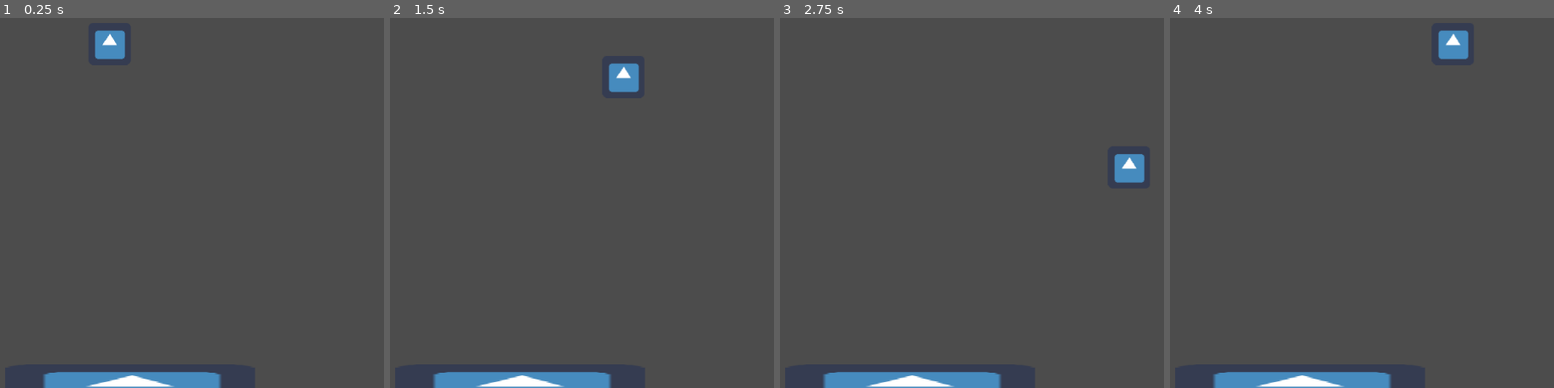
Above: before the commit, frames 1-4 (left to right).
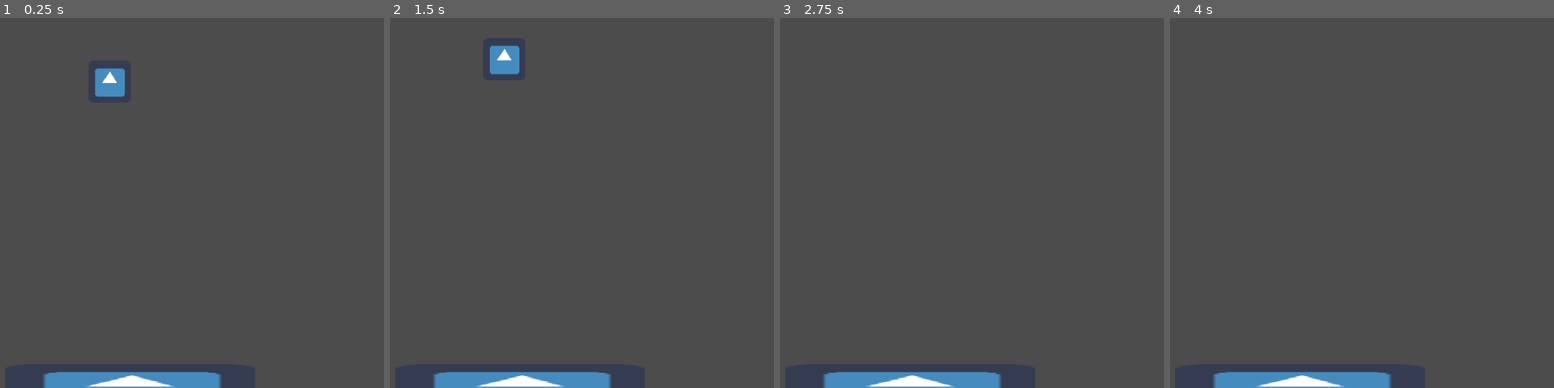
Above: after the commit, the same moments.

Repository: HenryFBP/2d-godot-game
Game: Godot game, scene res://icon.tscn
The game is run twice, just before and just after one commit, with the same random seed, the same clock (stepped at 60 frames per second) and the same inputs. The engine's default icon, where the game draws it, is replaced by a stand-in: a white triangle on a blue panel in a dark square.
Inputs:
- Up to frame 1 (0.25 s): no input
- Up to frame 2 (1.5 s): hold D (player_right) 0.53-1.28 s; tap Space (player_jump, bound only after the commit) at 0.6, 0.77, 1.07, 1.35 s; hold S (player_down) from 1.28 s (still down)
- Up to frame 3 (2.75 s): tap Space (player_jump, bound only after the commit) at 1.52, 1.82, 2.1 s; release S (player_down) at 2.03 s; hold D (player_right) from 2.03 s (still down)
- Up to frame 4 (4 s): release D (player_right) at 2.78 s; hold W (player_up) 2.78-3.53 s; tap Space (player_jump, bound only after the commit) at 2.85, 3.02, 3.32, 3.6, 3.77 s; hold A (player_left) from 3.53 s (still down)

The runs differ from the first frame. In frame 1, 1.2% of the frame differs, in the area x 24-33%, y 3-22%; in frame 2, 1.2%, in the area x 25-65%, y 7-21%; in frame 3, 0.6%; in frame 4, 0.6%.

Commit message:
add inertia to player, add broken jump.

Diff:
--- a/icon.tscn
+++ b/icon.tscn
@@ -31,6 +31,7 @@
 
 [node name="Sprite" type="Sprite" parent="Player" index="0"]
 
+position = Vector2( 0, -1 )
 texture = ExtResource( 2 )
 _sections_unfolded = [ "Offset", "Transform" ]
 
@@ -62,3 +63,31 @@
 [node name="Node2D" type="Node2D" parent="." index="2"]
 
 script = ExtResource( 3 )
+
+[node name="RichTextLabel" type="RichTextLabel" parent="." index="3"]
+
+anchor_left = 0.0
+anchor_top = 0.0
+anchor_right = 0.0
+anchor_bottom = 0.0
+margin_left = 314.0
+margin_top = 128.0
+margin_right = 422.0
+margin_bottom = 239.0
+rect_pivot_offset = Vector2( 0, 0 )
+rect_clip_content = true
+mouse_filter = 0
+mouse_default_cursor_shape = 0
+size_flags_horizontal = 1
+size_flags_vertical = 1
+bbcode_enabled = false
+bbcode_text = ""
+visible_characters = -1
+percent_visible = 1.0
+meta_underlined = true
+tab_size = 4
+text = ""
+scroll_active = true
+scroll_following = false
+selection_enabled = false
+override_selected_font_color = false
--- a/project.godot
+++ b/project.godot
@@ -24,6 +24,8 @@
  ]
 player_down=[ Object(InputEventKey,"resource_local_to_scene":false,"resource_name":"","device":0,"alt":false,"shift":false,"control":false,"meta":false,"command":false,"pressed":false,"scancode":83,"unicode":0,"echo":false,"script":null)
  ]
+player_jump=[ Object(InputEventKey,"resource_local_to_scene":false,"resource_name":"","device":0,"alt":false,"shift":false,"control":false,"meta":false,"command":false,"pressed":false,"scancode":32,"unicode":0,"echo":false,"script":null)
+ ]
 
 [rendering]
 
--- a/src/icon.gd
+++ b/src/icon.gd
@@ -1,27 +1,44 @@
 extends KinematicBody2D
 
 var speed = 250
+var GRAVITY = 10
 var velocity = Vector2()
+var acceleration = Vector2()
 
-var movement_factor = 1
+var movement_factor = 10
 var input_maps = {
 	'player_right': Vector2(movement_factor, 0),
 	'player_left': Vector2(-movement_factor, 0),
 	'player_up': Vector2(0, -movement_factor),
 	'player_down': Vector2(0, movement_factor),
+	'player_jump': Vector2(0, -50),
 	}
 
 func get_input():
 
-	velocity = Vector2()
-
 	for key in input_maps.keys():
 		if Input.is_action_pressed(key):
-			velocity += input_maps[key]
+			acceleration += input_maps[key]
 
-	velocity = velocity.normalized() * speed
 
 func _physics_process(delta):
+
 	get_input()
+
+	velocity += acceleration # add on acceleration to velocity
+
+	# Prevent expensive floating-point math.
+	if(abs(acceleration.x) <= 10):
+		acceleration.x = 0
+
+	if(abs(acceleration.y) <= 10):
+		acceleration.y = 0
+
+	acceleration = acceleration / 0.3 # Acceleration slows down, 'drag'.
+
+	acceleration.y += GRAVITY # Add pull of gravity to acceleration
+
+	velocity = velocity.normalized() * speed # Speed it up!
+
 #	move_and_collide(velocity * delta)
 	move_and_slide(velocity, Vector2(0, -1))
Not shown, changed: .gitignore
